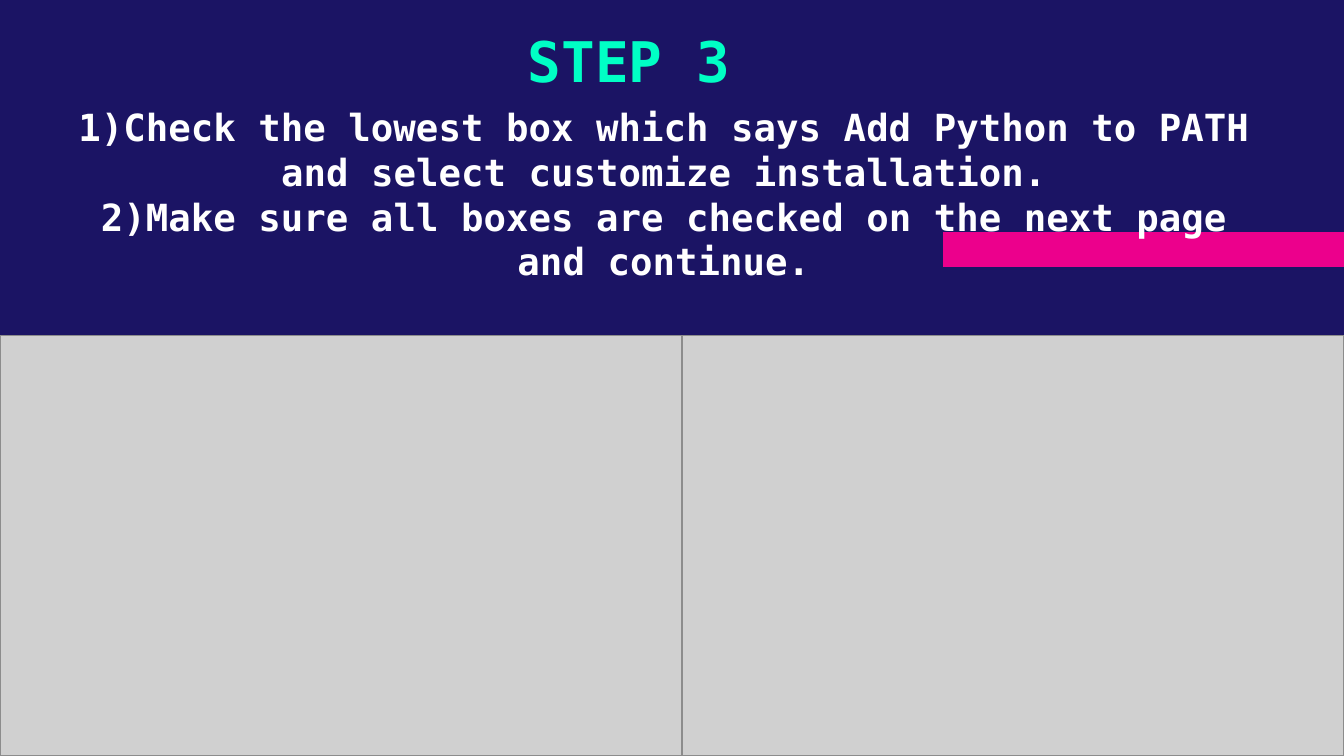
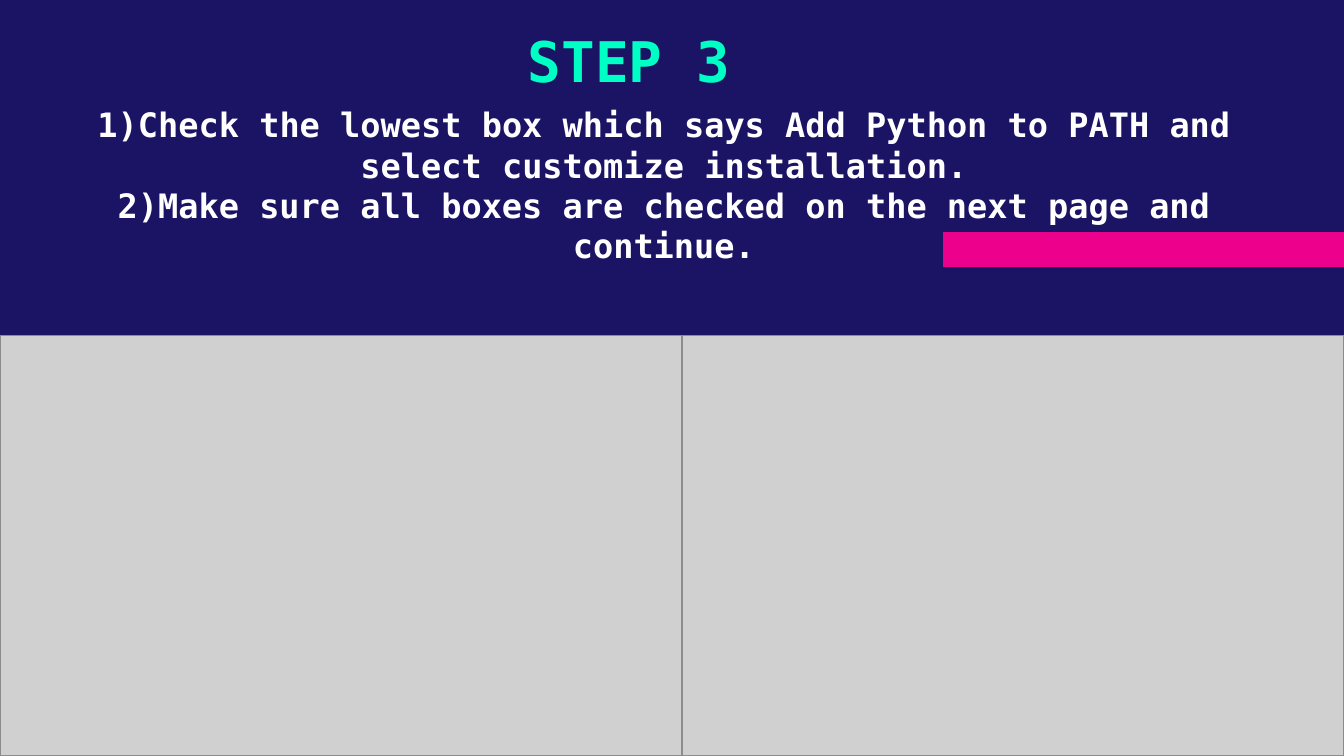
Before and after one commit to ACM-VIT/PyFlask-2020, a slide deck: slide 9 of Intro to Python/Python intro and installation.pptx. Drawn at 1344x756 pixels with LibreOffice and Linux fonts; fonts in the diff are those of the drawing; grey boxes stand for pictures. Boxes give left, top, right and bottom in pixels: in the first picture for what was removed or moved away, otherwise in the second. Text is boxed around its words. In the diff, an @@ line names an element or a change of style, - is before the commit and + after.

```diff
--- a/Intro to Python/Python intro and installation.pptx
+++ b/Intro to Python/Python intro and installation.pptx
@@ title "1)Check the lowest box which ..." at (97, 110, 1231, 259): size 20 to 18 pt @@
```
Also in this commit, not shown: 5 other slides changed.
